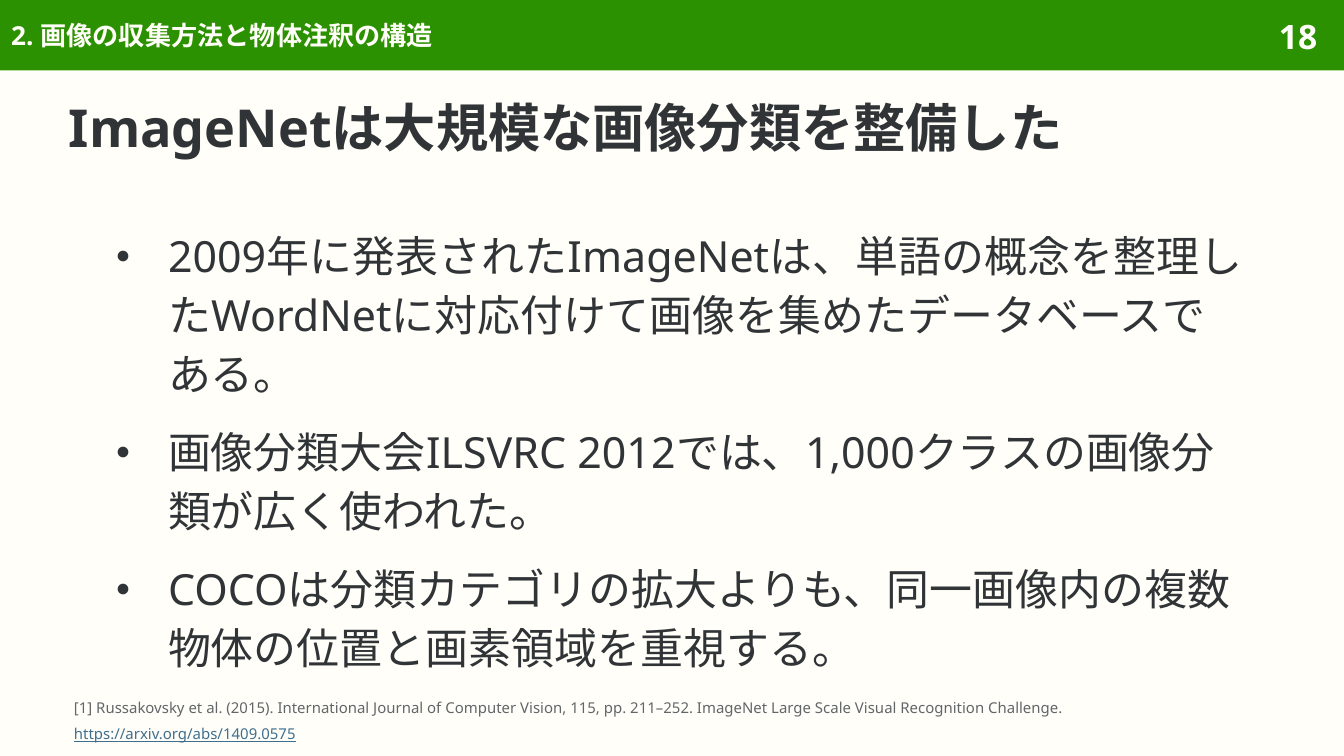
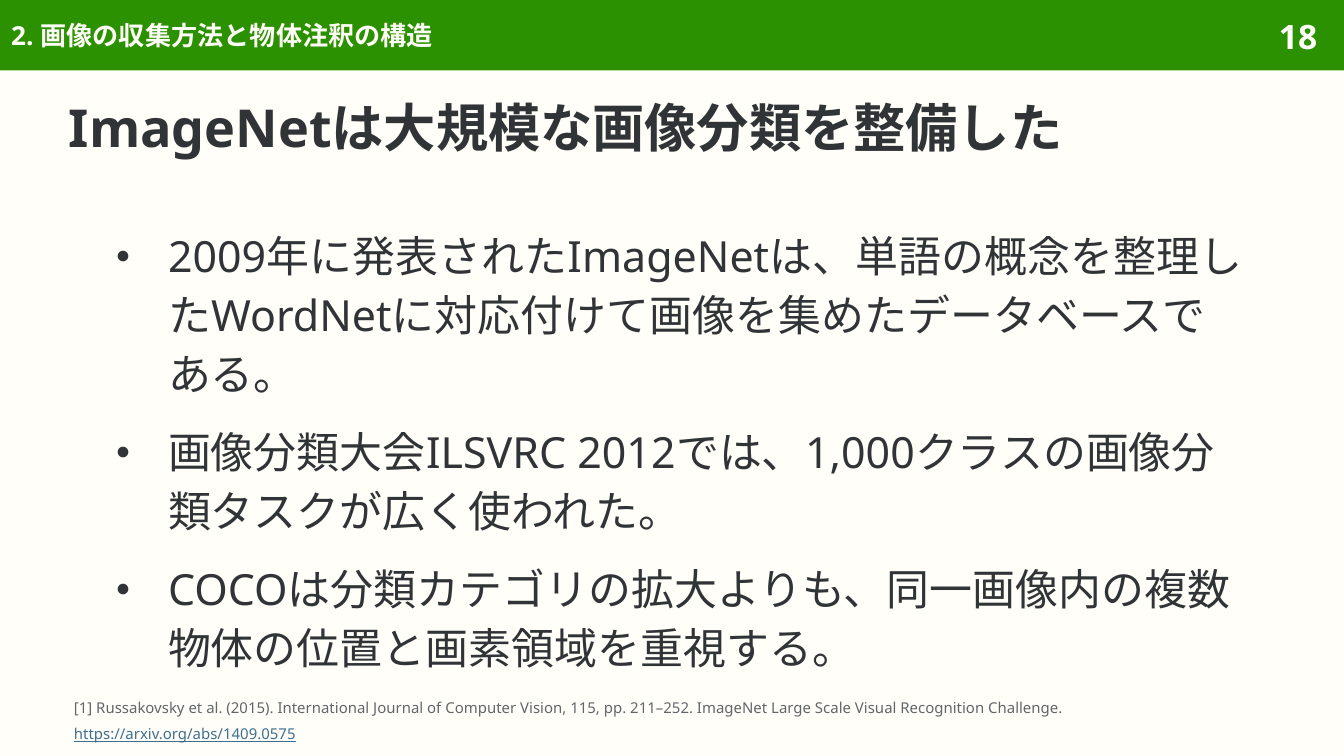
Before and after one commit to sasakiy84/datasets-in-10-minutes, a slide deck: slide 18 of slides/datasets-in-10-minutes-coco.pptx. Drawn at 1344x756 pixels with LibreOffice and Linux fonts; fonts in the diff are those of the drawing. Boxes give left, top, right and bottom in pixels: in the first picture for what was removed or moved away, otherwise in the second. Text is boxed around its words. In the diff, an @@ line names an element or a change of style, - is before the commit and + after.

```diff
--- a/slides/datasets-in-10-minutes-coco.pptx
+++ b/slides/datasets-in-10-minutes-coco.pptx
@@ text at (168, 432, 1214, 531): text changed @@
-● 画像分類大会ILSVRC 2012では、1,000クラスの画像分類が広く使われた。
+● 画像分類大会ILSVRC 2012では、1,000クラスの画像分類タスクが広く使われた。
```
Also in this commit, not shown: 10 other slides changed, 7 other files.
